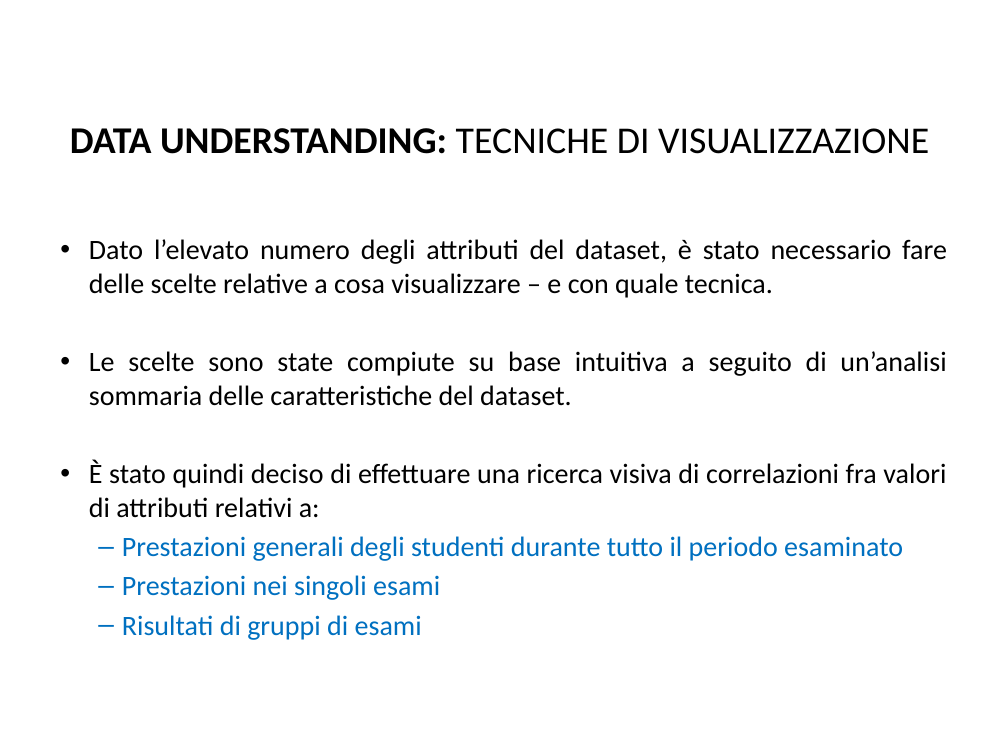
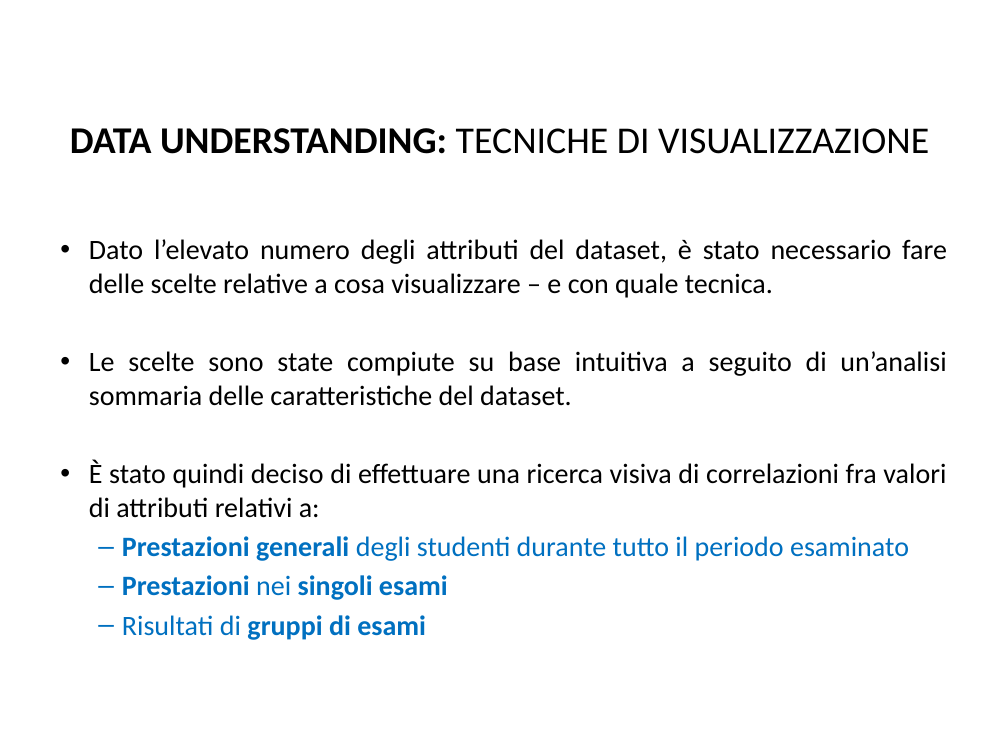
Before and after one commit to BlacknDecker/unifi, a slide deck: slide 5 of relazione.pptx. Drawn at 1008x756 pixels with LibreOffice and Linux fonts; fonts in the diff are those of the drawing; background and template pictures are left out. Boxes give left, top, right and bottom in pixels: in the first picture for what was removed or moved away, otherwise in the second. Text is boxed around its words. In the diff, an @@ line names an element or a change of style, - is before the commit and + after.

```diff
--- a/relazione.pptx
+++ b/relazione.pptx
@@ text at (x1=122, y1=536, x2=909, y2=640): bold on in "Prestazioni generali", "Prestazioni singoli esami", "gruppi di esami" @@
```
Also in this commit, not shown: 1 other slide changed, 3 slides added.
